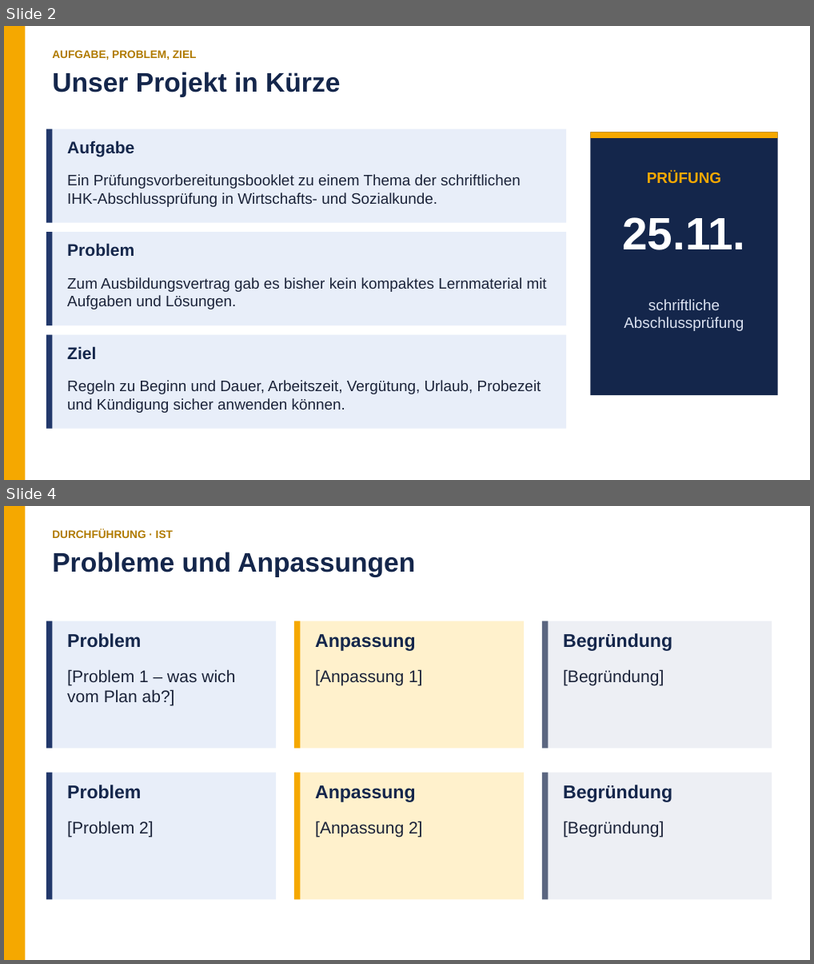
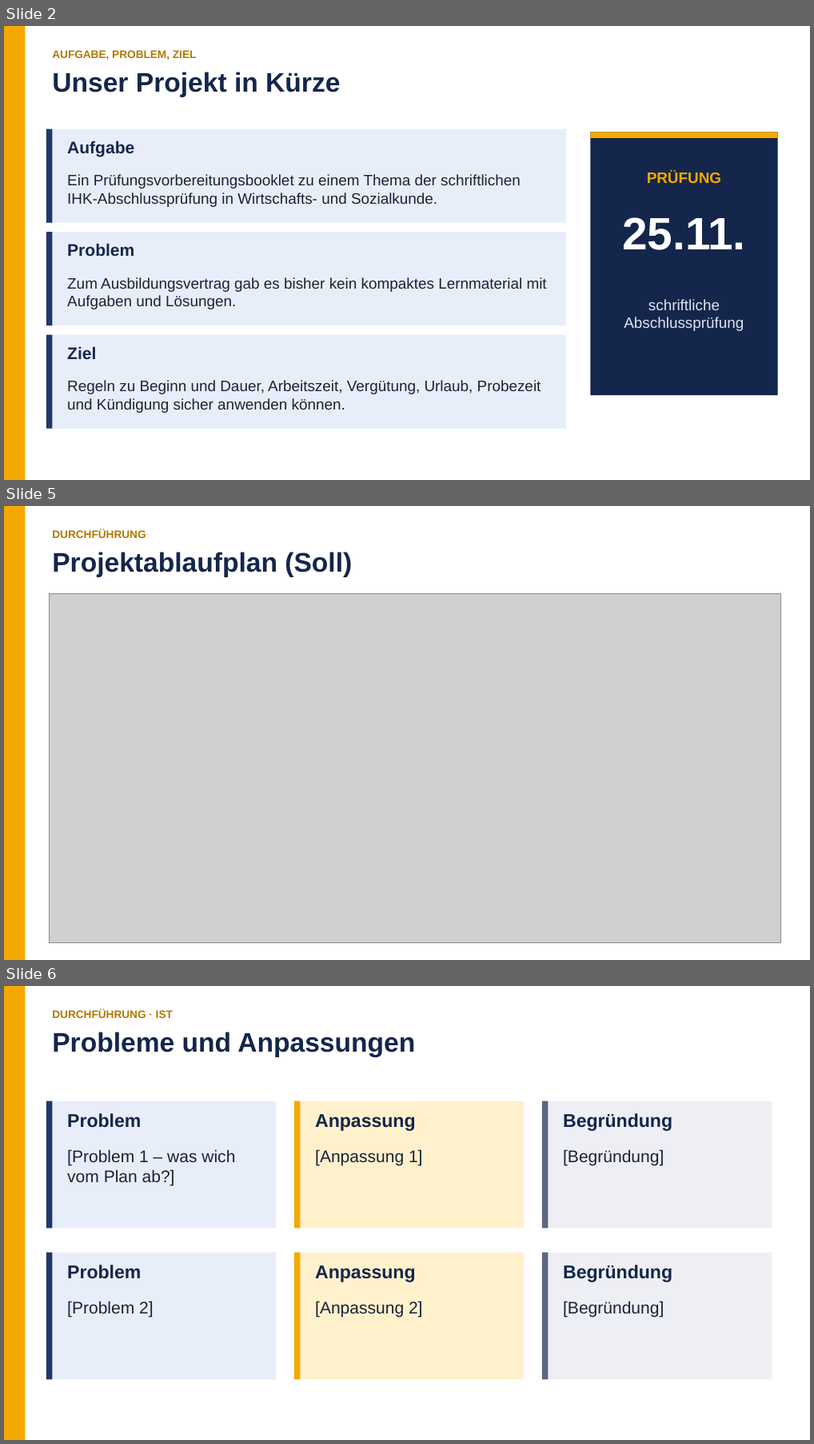
Before and after one commit to yasinbenx/bbig, a slide deck: output/praesentation.pptx. Shown one above the other, each under a label of ours: slides 2 and 4 before the commit, slides 2, 5 and 6 after it; the slides between them are not shown. The pictures are 814x964 and 814x1444 pixels, drawn with LibreOffice and Linux fonts; fonts in the diff are those of the drawing; grey boxes stand for pictures. Boxes give left, top, right and bottom in pixels: in the first picture for what was removed or moved away, otherwise in the second. Text is boxed around its words. In the diff, an @@ line names an element or a change of style, - is before the commit and + after.

```diff
--- a/output/praesentation.pptx
+++ b/output/praesentation.pptx
@@ slide 5 added at [4, 506, 810, 960], background #FFFFFF @@
@@ rectangle added at [4, 506, 25, 960], fill #F5A800 @@
@@ text added at [52, 529, 146, 538], 13 pt, text #B07A00, bold @@
+DURCHFÜHRUNG
@@ text added at [52, 552, 352, 577], 32 pt, text #14264B, bold @@
+Projektablaufplan (Soll)
@@ picture added at [50, 594, 782, 942] @@
@@ what was slide 4 is now slide 6 @@
```
Also in this commit, not shown: 2 other slides added, 17 other files.
